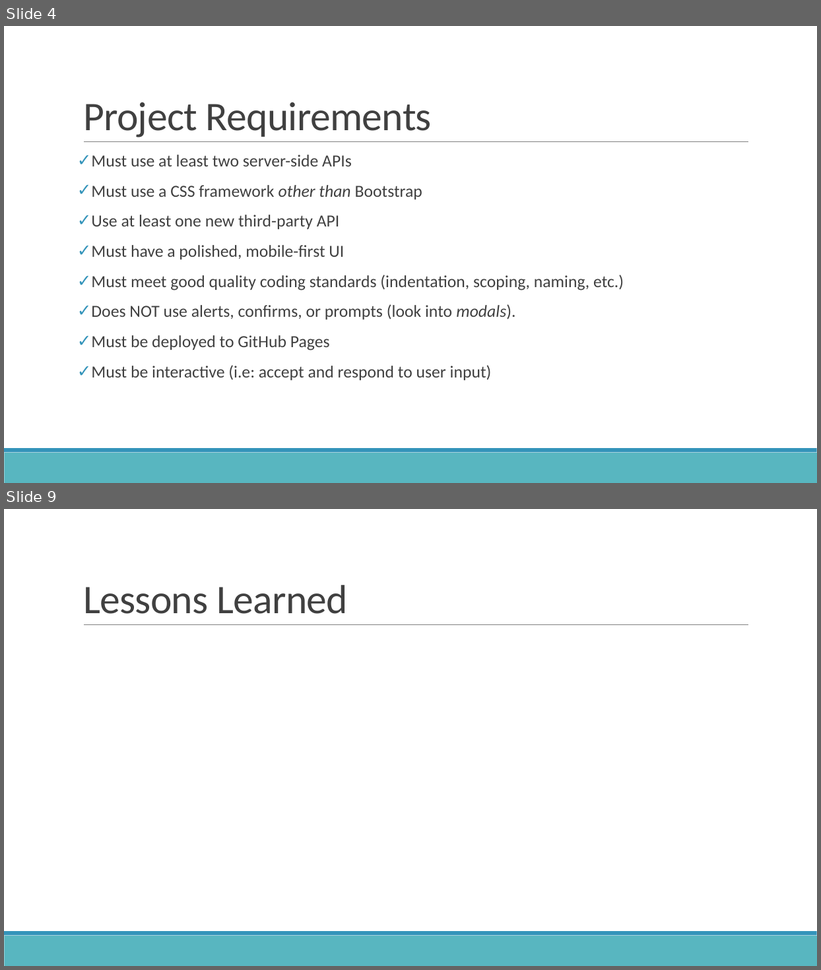
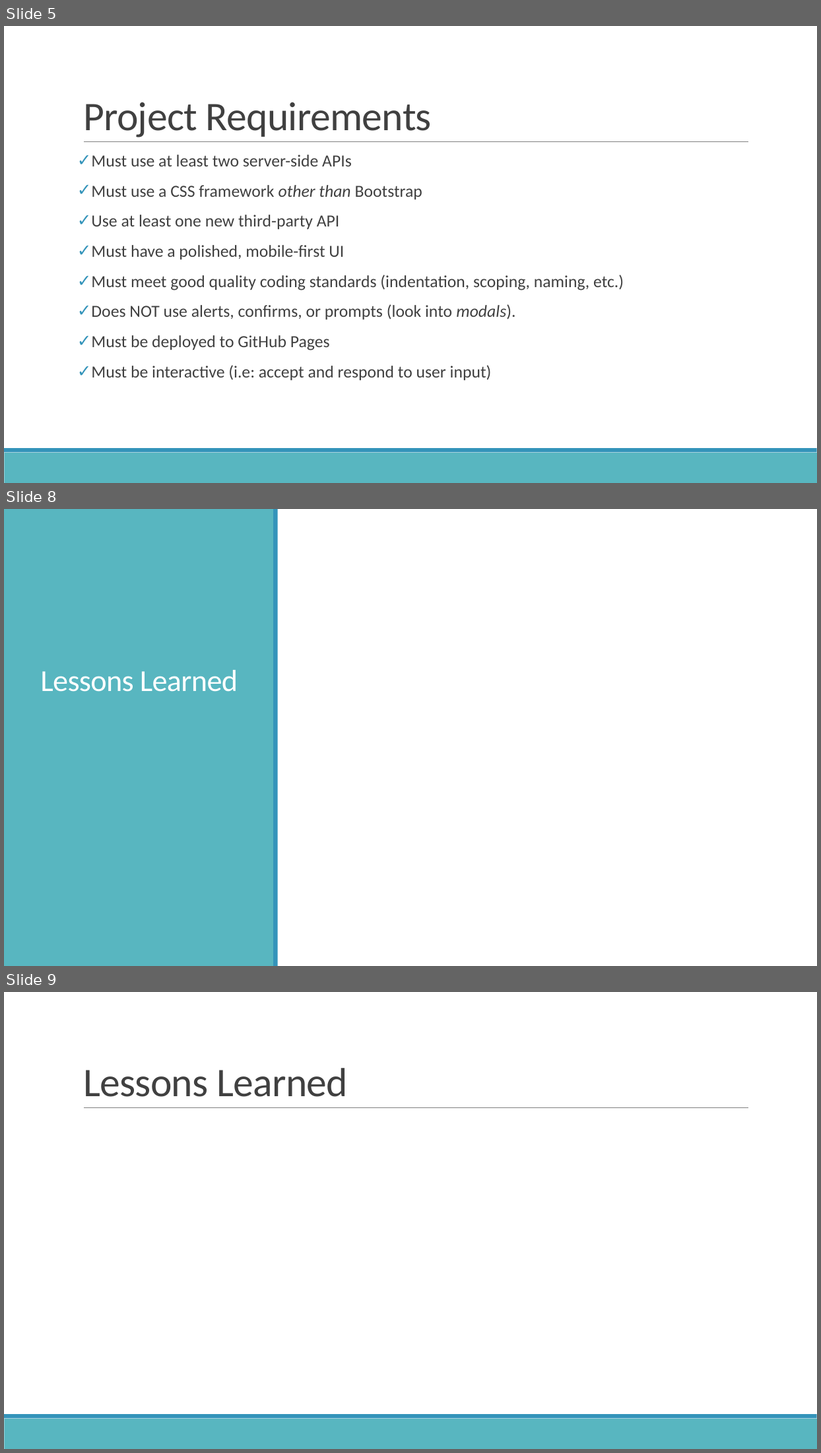
Before and after one commit to Group4Project1/project1, a slide deck: Assets/presentation/Group 4 Project 1 Presentation.pptx. Shown one above the other, each under a label of ours: slides 4 and 9 before the commit, slides 5, 8 and 9 after it; the slides between them are not shown. The pictures are 821x970 and 821x1453 pixels, drawn with LibreOffice and Linux fonts; fonts in the diff are those of the drawing. Boxes give left, top, right and bottom in pixels: in the first picture for what was removed or moved away, otherwise in the second. Text is boxed around its words. In the diff, an @@ line names an element or a change of style, - is before the commit and + after.

```diff
--- a/Assets/presentation/Group 4 Project 1 Presentation.pptx
+++ b/Assets/presentation/Group 4 Project 1 Presentation.pptx
@@ slide 8 added at (x1=4, y1=509, x2=817, y2=966), background #FFFFFF @@
@@ rectangle added at (x1=4, y1=509, x2=274, y2=966), fill #58B6C0 @@
@@ rectangle added at (x1=274, y1=509, x2=278, y2=966), fill #3494BA @@
@@ title added at (x1=40, y1=670, x2=238, y2=692), 36 pt, text #FFFFFF @@
+Lessons Learned
@@ what was slide 4 is now slide 5 @@
```
Also in this commit, not shown: 5 slides changed, 1 slide removed.
